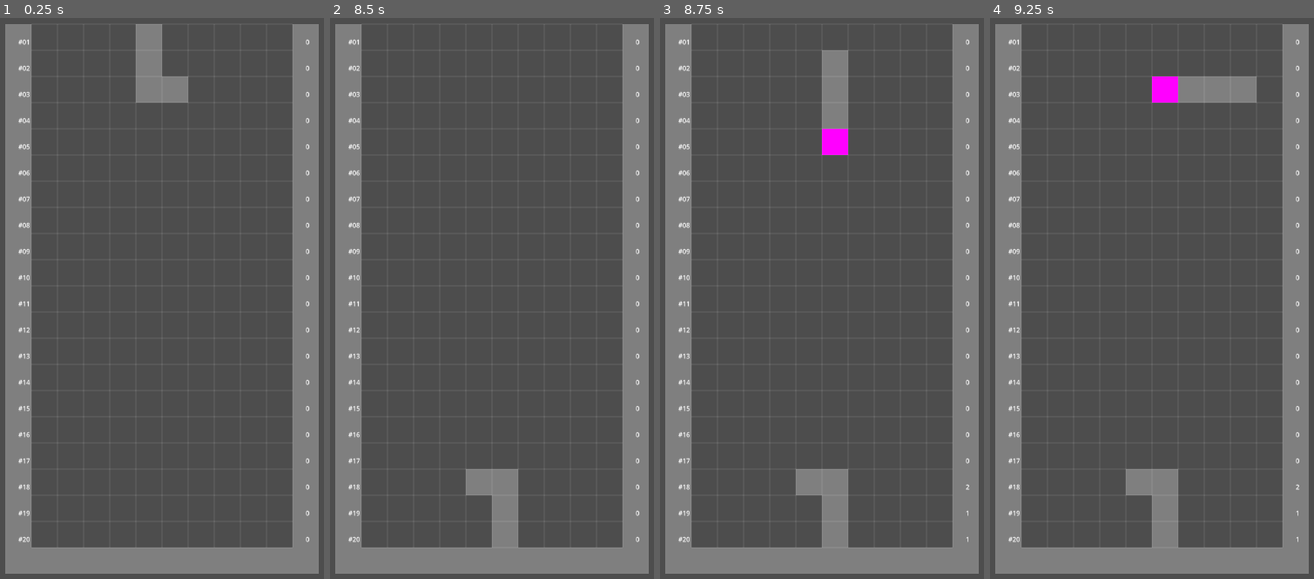
Above: before the commit, frames 1-4 (left to right).
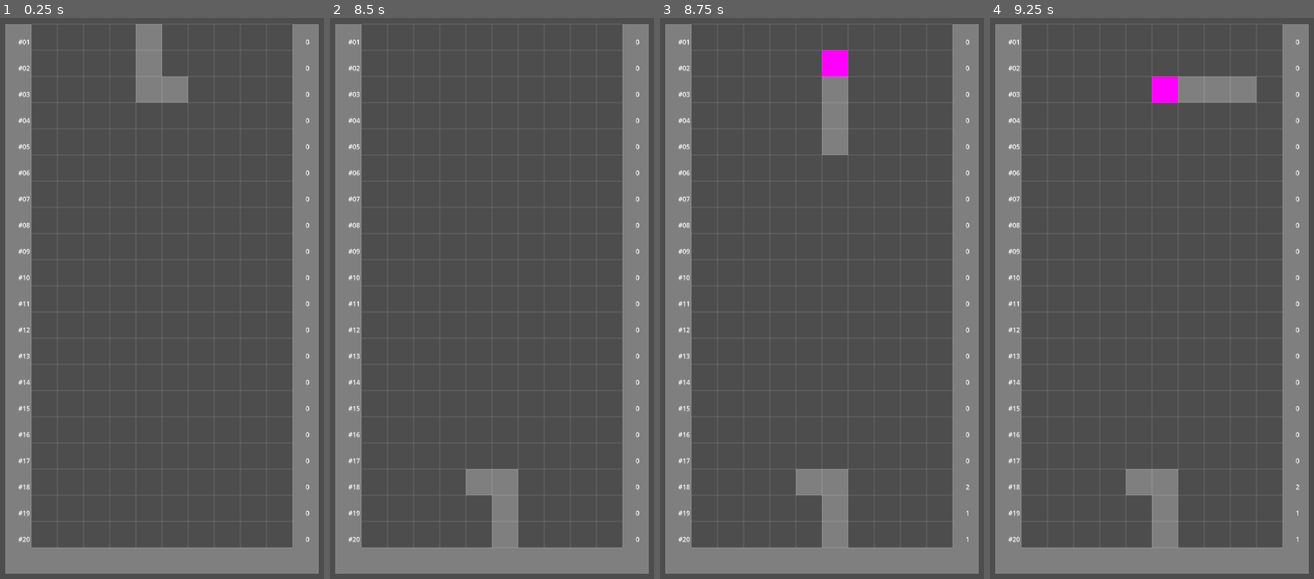
Above: after the commit, the same moments.

Repository: lacedon/mana-tetris
Game: Godot game, scene res://src/components/field/field.tscn
The game is run twice, just before and just after one commit, with the same random seed, the same clock (stepped at 60 frames per second) and the same inputs.
Inputs:
- Up to frame 1 (0.25 s): no input
- Up to frame 2 (8.5 s): tap Enter at 0.5, 2, 5 s; hold Right (move-right) 0.53-1.28 s; hold Up (rotate) 0.53-1.28 s; tap Space at 1.25, 2.75, 5.75 s; hold Left (move-left) 1.28-2.03 s; tap S (drop) at 1.35, 5.85 s; tap Up (rotate) at 1.55, 2.85, 3.8, 4.35, 6.05, 7.35, 8.3 s; hold Up (rotate) 2.03-2.78 s; hold Right (move-right) 2.03-3.53 s; hold S (drop) 3.53-4.28 s; hold Left (move-left) 3.53-5.78 s; hold Up (rotate) 5.03-5.78 s; hold Right (move-right) 5.78-8.03 s; hold Up (rotate) 6.53-7.28 s; hold Left (move-left) from 8.03 s (still down); hold S (drop) from 8.03 s (still down)
- Up to frame 3 (8.75 s): keep holding Left (move-left); keep holding S (drop)
- Up to frame 4 (9.25 s): keep holding Left (move-left); release S (drop) at 8.78 s; tap Up (rotate) at 8.85 s

Frames 1-2 are identical in both runs. In frame 3, 0.8% of the frame differs, in the area x 50-59%, y 5-25%; in frame 4, nothing differs.

Commit message:
Fix naming

Diff:
--- a/src/components/figure/figure.gd
+++ b/src/components/figure/figure.gd
@@ -13,13 +13,13 @@
 
 func _ready() -> void:
     moveManager.init(figure)
-    cellManager.set_up_cells(moveManager.getMoveRotationMode(), figure)
+    cellManager.set_up_cells(moveManager.get_rotation_mode(), figure)
 
 func set_figure(newFigure: GameFigure) -> void:
     figure = newFigure
 
-    if cellManager: cellManager.set_up_cells(moveManager.getMoveRotationMode(), figure)
-    if moveManager: moveManager.init(figure, true)
+    if moveManager: moveManager.init(figure)
+    if cellManager: cellManager.set_up_cells(moveManager.get_rotation_mode(), figure)
 
 func move_down_figure() -> void:
     var hasMoved: bool = moveManager.move_down_figure(figure, self)
@@ -30,7 +30,7 @@
 
 func rotate_figure() -> void:
     var hasRotated: bool = moveManager.rotate_figure(figure)
-    if hasRotated: cellManager.set_up_cells(moveManager.getMoveRotationMode(), figure)
+    if hasRotated: cellManager.set_up_cells(moveManager.get_rotation_mode(), figure)
 
 func get_cells() -> Array[CellNode]:
     return cellManager.get_cells()
--- a/src/components/figure/move_manager/move_manager.gd
+++ b/src/components/figure/move_manager/move_manager.gd
@@ -20,11 +20,11 @@
 func _can_move_down(figure: GameFigure) -> bool:
     return _can_move_to(Vector2(0, (figure.size.y) * FieldConfig.cellSize.y))
 
-func init(figure: GameFigure, shouldResetMode: bool = false) -> void:
-    if shouldResetMode: rotationMode = 0
+func init(figure: GameFigure) -> void:
+    rotationMode = 0
     _define_ray_cast_2d(figure)
 
-func getMoveRotationMode() -> int:
+func get_rotation_mode() -> int:
     return rotationMode
 
 func move_down_figure(figure: GameFigure, node: Node2D) -> bool:
